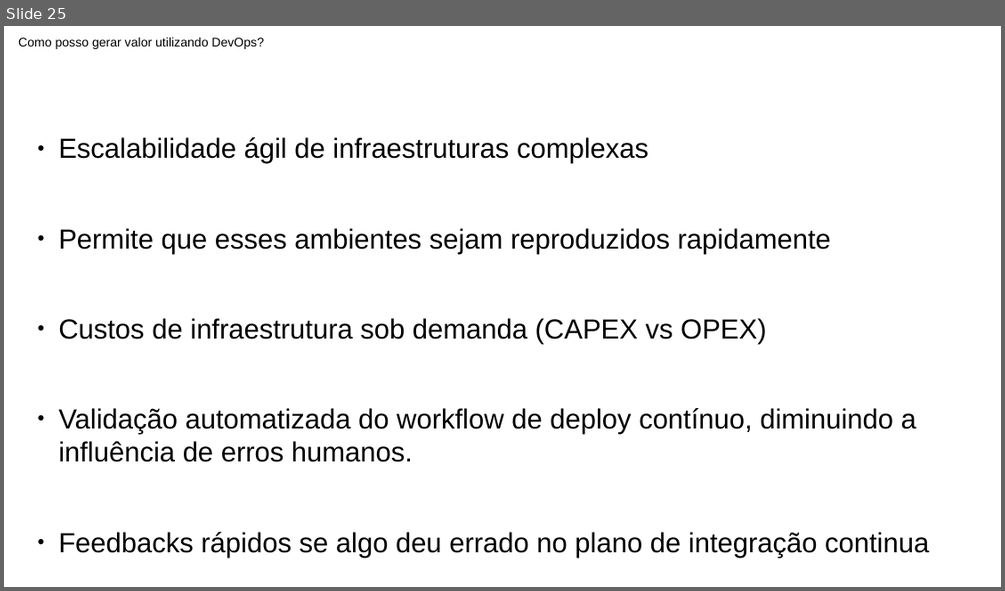
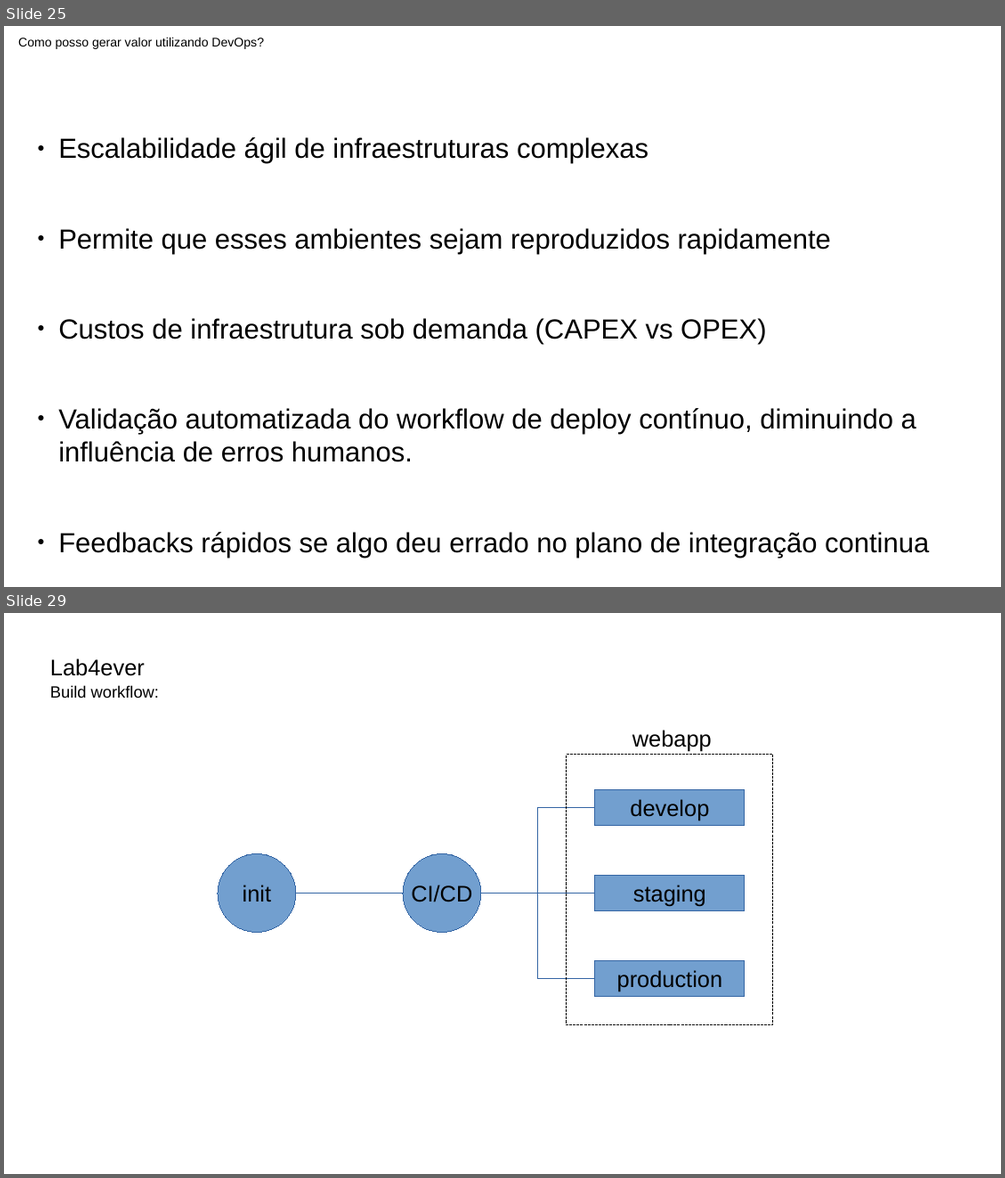
Before and after one commit to ramonesc3po/workshop-devops, a slide deck: files/workshop_devops.odp. Shown one above the other, each under a label of ours: slide 25 before the commit, slides 25 and 29 after it; the slides between them are not shown. The pictures are 1005x591 and 1005x1178 pixels, drawn with LibreOffice and Linux fonts; fonts in the diff are those of the drawing. Boxes give left, top, right and bottom in pixels: in the first picture for what was removed or moved away, otherwise in the second. Text is boxed around its words. In the diff, an @@ line names an element or a change of style, - is before the commit and + after.

```diff
--- a/files/workshop_devops.odp
+++ b/files/workshop_devops.odp
@@ slide 29 added at <box>4,613,1001,1174</box>, background #FFFFFF @@
@@ text added at <box>50,658,145,676</box>, 18 pt, text #000000 @@
+Lab4ever
@@ text added at <box>50,685,159,698</box>, 13 pt, text #000000 @@
+Build workflow:
@@ text added at <box>632,730,712,751</box>, 18 pt, text #000000 @@
+webapp
@@ rectangle added at <box>566,755,773,1024</box>, outline #000000 0 pt @@
@@ rectangle added at <box>596,789,744,825</box>, fill #729FCF, outline #3465A4 0 pt, 18 pt, text #000000 @@
+develop
@@ elbow line added from (482, 893) to (596, 808), #3465A4 0 pt @@
@@ ellipse added at <box>218,853,296,933</box>, fill #729FCF, outline #3465A4 0 pt, 18 pt, text #000000 @@
+init
@@ ellipse added at <box>403,853,482,933</box>, fill #729FCF, outline #3465A4 0 pt, 18 pt, text #000000 @@
+CI/CD
@@ rectangle added at <box>596,876,744,910</box>, fill #729FCF, outline #3465A4 0 pt, 18 pt, text #000000 @@
+staging
@@ elbow line added from (296, 893) to (403, 893), #3465A4 0 pt @@
@@ elbow line added from (482, 893) to (596, 893), #3465A4 0 pt @@
@@ elbow line added from (482, 893) to (596, 979), #3465A4 0 pt @@
@@ rectangle added at <box>596,960,744,996</box>, fill #729FCF, outline #3465A4 0 pt, 18 pt, text #000000 @@
+production
```
Also in this commit, not shown: 7 other slides added, 40 other files.
